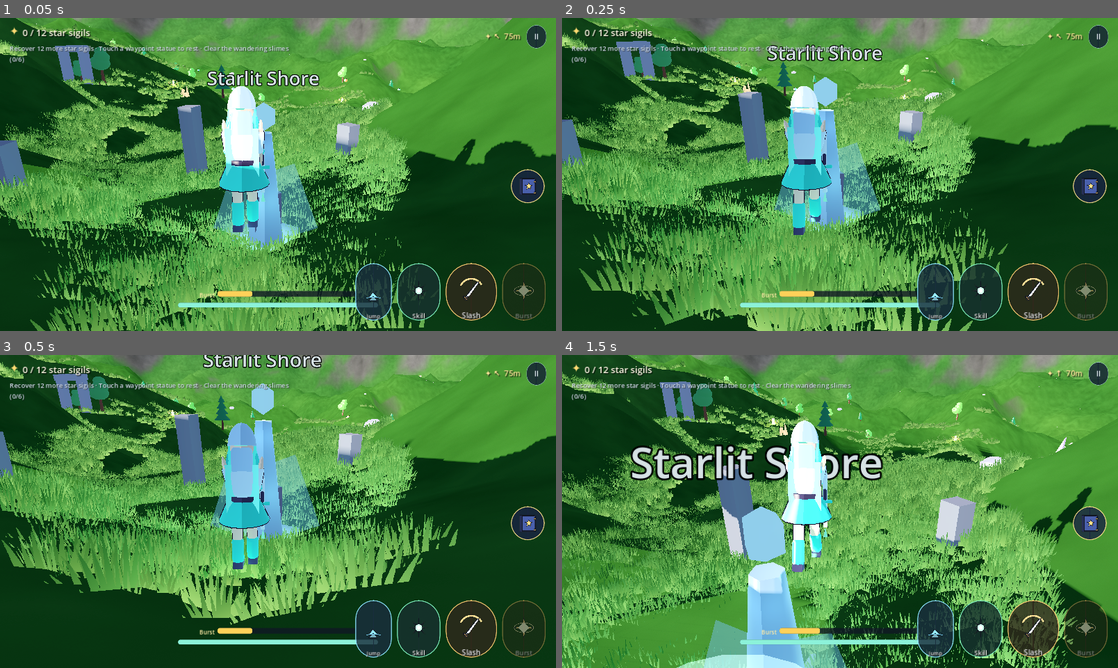
Above: before the commit, frames 1-4 (two rows, left to right).
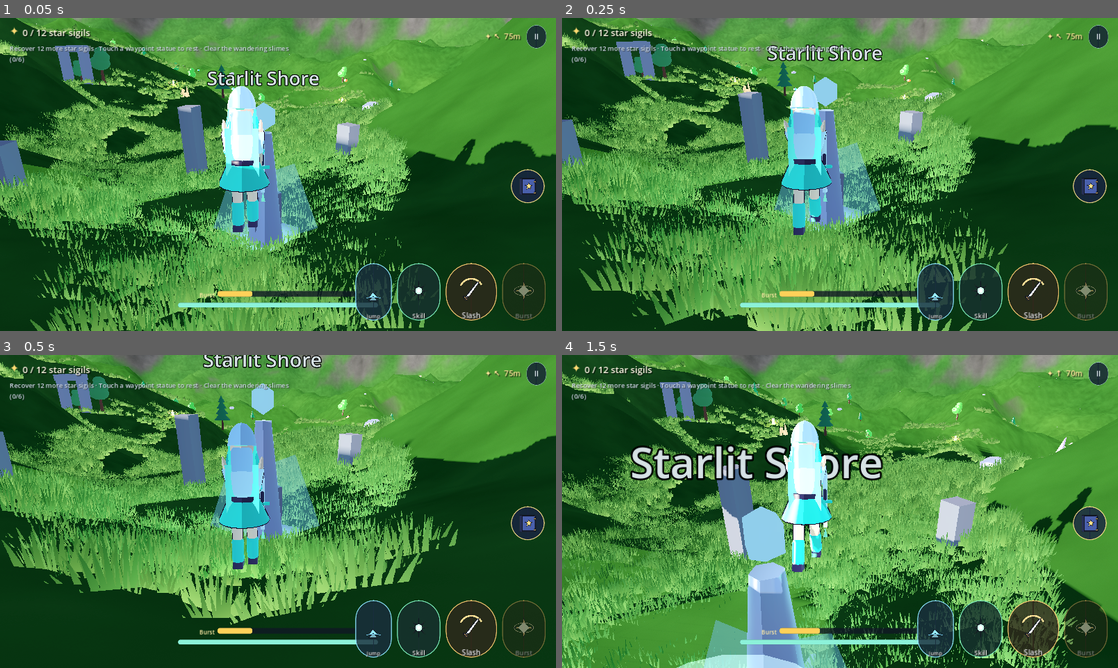
Above: after the commit, the same moments.

Repository: Endiq-jar/LastStar
Game: Godot game, scene res://scenes/world.tscn
Two runs of this game, one before a commit and one after it. Both use one fixed random seed, a clock stepped at 60 frames per second and the inputs below.
Inputs (mouse positions are in pixels of both pictures, inside the frame that each line leads up to):
- Up to frame 1 (0.05 s): no input
- Up to frame 2 (0.25 s): no input
- Up to frame 3 (0.5 s): no input
- Up to frame 4 (1.5 s): move the mouse to (867, 511) at 0.52 s; press the mouse at (867, 511) at 0.53 s; hold W (move_forward) from 0.53 s (still down); tap Space (jump) at 0.77, 1.07 s; move the mouse to (812, 511) at 1.27 s; release the mouse at (812, 511) at 1.28 s; tap Q (burst) at 1.35 s

The runs differ from the first frame. In frame 1, 1.9% of the frame differs, in the area x 16-72%, y 2-74%; in frame 2, 1.2%; in frame 3, 1.2%; in frame 4, 3.7%, in the area x 13-94%, y 0-100%.

Commit message:
fix: the toon shader lit from flat colours and an unbounded key
Two real bugs in light():

- It multiplied by albedo_color, the raw uniform, rather than ALBEDO, the value
  fragment() wrote. Every part therefore shaded from its flat base colour and
  ignored the texture multiply entirely.
- LIGHT_COLOR in Godot's light() already has the light's energy folded in, so a
  1.6-energy key arrives with magnitude well above 1. Multiplying that by pale
  albedo put the product far past the tonemapper's knee no matter how the diffuse
  factor was tuned - which is why scaling it from 0.60 to 0.34 barely changed
  anything and the characters stayed white silhouettes.

The key is clamped to 1.55 and the diffuse factor is back to 0.62, which puts a
0.8 albedo 1.55-key surface just under 0.8 linear: lit, with shading intact.

Co-authored-by: arena-agent <297053741+arena-agent@users.noreply.github.com>

Diff:
--- a/shaders/anime_toon.gdshader
+++ b/shaders/anime_toon.gdshader
@@ -51,16 +51,22 @@
 	// Two-tone ramp with a soft transition — the core of the anime look.
 	float lit = smoothstep(-ramp_softness, ramp_softness, ndl);
 	float warm = smoothstep(0.45, 0.95, ndl);
-	vec3 shadowed = ATTENUATION * LIGHT_COLOR * albedo_color.rgb * shadow_tint.rgb;
-	vec3 lit_col = ATTENUATION * LIGHT_COLOR * albedo_color.rgb;
-	// 0.34, not 0.60. In Godot 4 defining light() replaces the built-in lighting
-	// term but ALBEDO still contributes through ambient; with a key at 1.6 energy
-	// the old factor pushed white cloth and pale hair straight through the
-	// tonemapper's knee and every character rendered as a featureless white
-	// silhouette. The value is chosen so a 0.8 albedo under a 1.6-energy key lands
-	// near 0.85 in linear space, which the filmic curve maps to a lit surface with
-	// its shading intact.
-	DIFFUSE_LIGHT += mix(shadowed, lit_col, lit) * (0.68 + warm * 0.30) * diffuse_energy * 0.34;
+	// Use ALBEDO, not the raw albedo_color uniform: ALBEDO is what fragment() wrote,
+	// including the texture multiply. Reading the uniform meant every part ignored
+	// its own texture and the model shaded from flat colours.
+	//
+	// LIGHT_COLOR in Godot's light() already has the light's energy folded in, so a
+	// 1.6-energy key arrives with a magnitude well above 1. Multiplying that by a
+	// pale albedo without a scale factor is what clipped the whole character to
+	// white regardless of how the diffuse factor was tuned.
+	vec3 key = min(LIGHT_COLOR * ATTENUATION, vec3(1.55));
+	vec3 shadowed = key * ALBEDO * shadow_tint.rgb;
+	vec3 lit_col = key * ALBEDO;
+	// The key light is clamped to 1.55 above, so this factor is now the only gain
+	// control: a 0.8 albedo times a 1.55 key times 0.62 lands just under 0.8 in
+	// linear space, which the filmic curve maps to a lit surface with its shading
+	// intact instead of a clipped white one.
+	DIFFUSE_LIGHT += mix(shadowed, lit_col, lit) * (0.68 + warm * 0.30) * diffuse_energy * 0.62;
 
 	// Anime specular band: a thin ring around the key direction.
 	float spec_ndl = smoothstep(1.0 - spec_size, 1.0 - spec_size * 0.35, ndl);
Binary file changed: docs/render_player.png
Binary file changed: docs/render_wide.png
Binary file changed: docs/render_world.png
